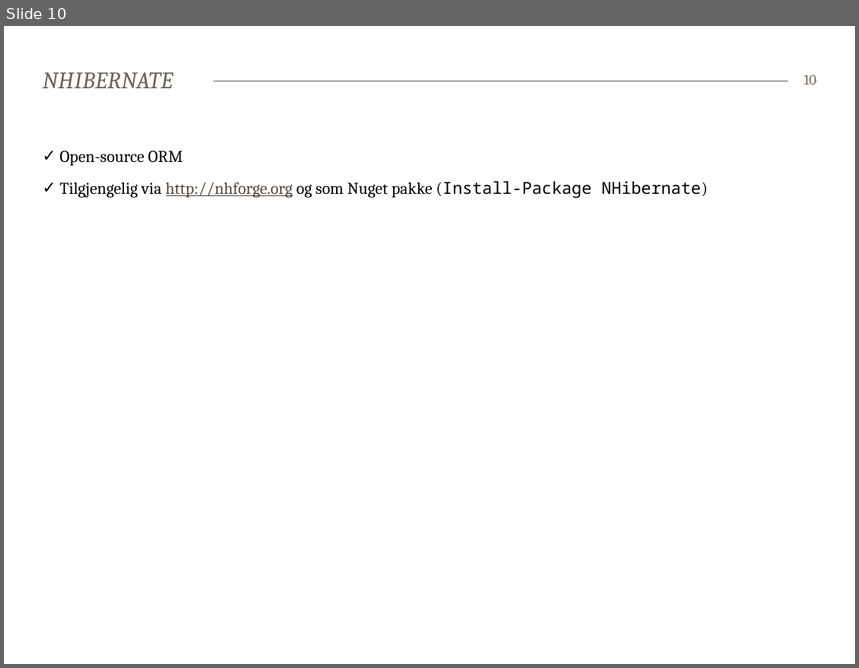
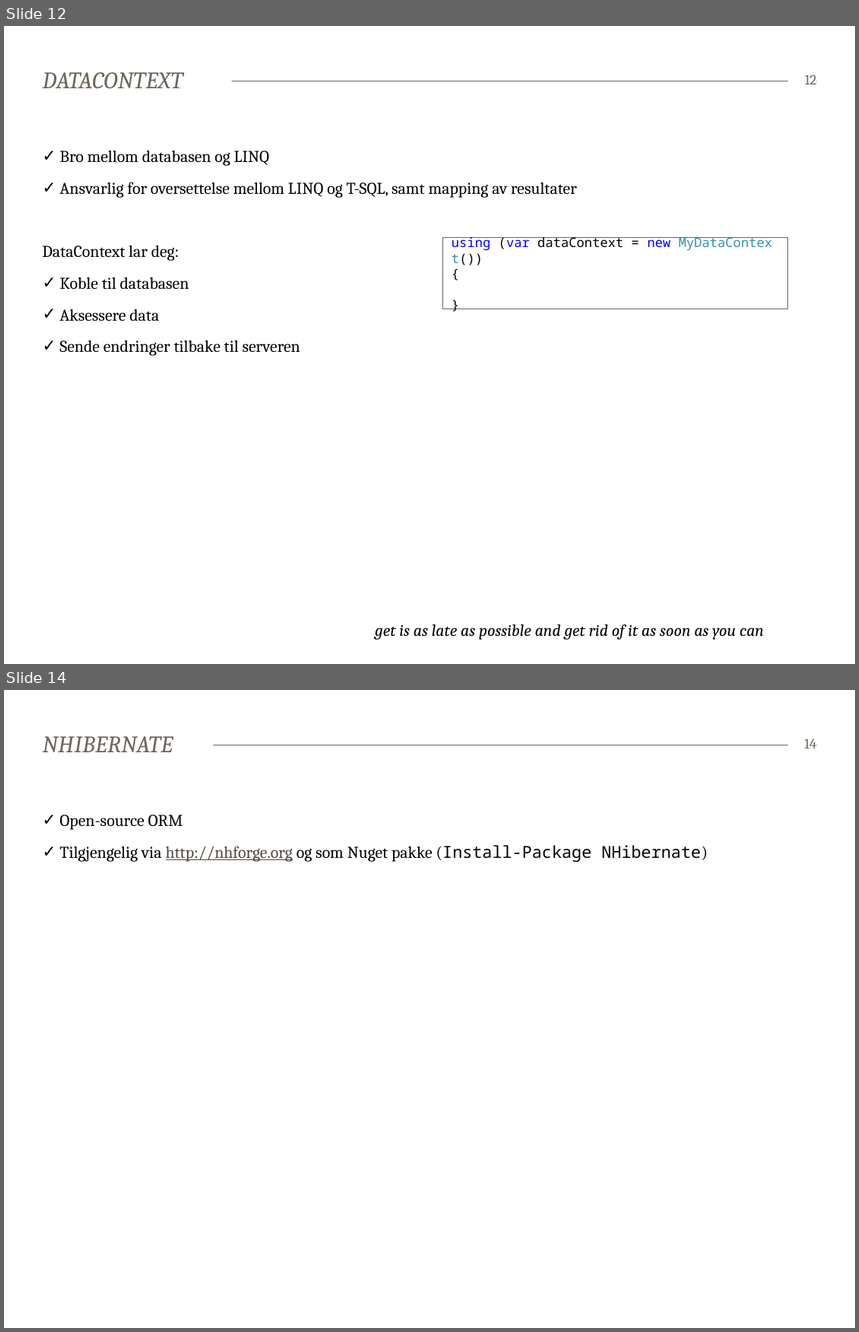
Before and after one commit to bekk/dotnetkurs, a slide deck: persistingData/persistingData.pptx. Shown one above the other, each under a label of ours: slide 10 before the commit, slides 12 and 14 after it; the slides between them are not shown. The pictures are 859x668 and 859x1332 pixels, drawn with LibreOffice and Linux fonts; fonts in the diff are those of the drawing. Boxes give left, top, right and bottom in pixels: in the first picture for what was removed or moved away, otherwise in the second. Text is boxed around its words. In the diff, an @@ line names an element or a change of style, - is before the commit and + after.

```diff
--- a/persistingData/persistingData.pptx
+++ b/persistingData/persistingData.pptx
@@ slide 12 added at bbox=[4, 26, 855, 664], background #FFFFFF; not listed: 1 template element that a slide beside it also shows @@
@@ title added at bbox=[43, 72, 183, 88], 20 pt, text #6C6559, italic @@
+DATACONTEXT
@@ page number added at bbox=[805, 75, 817, 85], 12 pt, text #6C6559 @@
+12
@@ text added at bbox=[42, 151, 577, 356], 14 pt, text #000000 @@
+✓ Bro mellom databasen og LINQ
+✓ Ansvarlig for oversettelse mellom LINQ og T-SQL, samt mapping av resultater
+DataContext lar deg:
+✓ Koble til databasen
+✓ Aksessere data
+✓ Sende endringer tilbake til serveren
@@ rectangle added at bbox=[443, 238, 788, 309], fill #FFFFFF, outline #6C6559 0.75 pt, 11 pt, text #000000 @@
+using (var dataContext = new MyDataContext())
+{
+}
@@ text added at bbox=[375, 625, 764, 640], 14 pt, text #000000, italic @@
+get is as late as possible and get rid of it as soon as you can
@@ what was slide 10 is now slide 14 @@
@@ page number at bbox=[804, 739, 816, 749]: text changed @@
-10
+14
```
Also in this commit, not shown: 4 slides changed, 3 other slides added, 2 slides removed, 16 other files.
